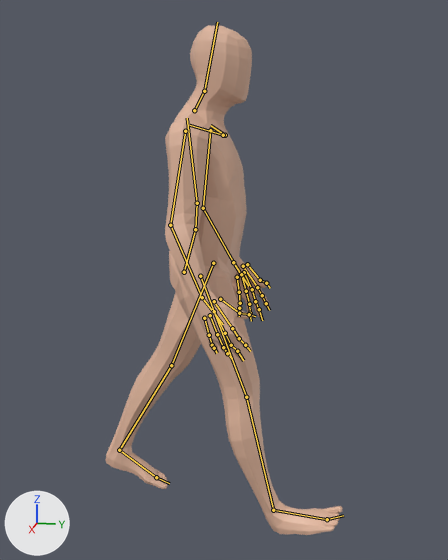
The Blender file mods/player/models/player/player.blend as it was, and as the next commit left it.
The view is the same before and after, from a 50 mm lens placed at (19.72, 4.03, 13.58), pointed at (-0.05, 0.08, 8.63). The axes (+X, +Y, +Z) are drawn at lower left. The lights are the same throughout. Both versions are drawn at frame 70 of the action 'basemesh_male_rigAction'; the numbers are the values there. The bones that bend it are drawn over the model as lines.

The first picture shows 'basemesh_male'.
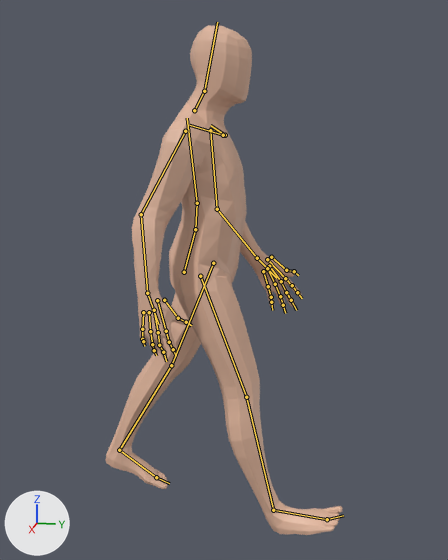
The change in detail:
Bone 'upper_arm.L' (bone_upper_arm_l) turns from (-4, 4, -34) to (7, 2, -35) degrees about its own x, y and z.
Bone 'upper_arm.R' (bone_upper_arm_r) turns from (-3, -3, 32) to (-23, -7, 31) degrees about its own x, y and z.

Where the change shows, as pixel boxes (x1, y1, x2, y2) in the pictures (448 x 560 px):
'basemesh_male', posed: (106, 25, 343, 535) in both
bone 'upper_arm.L', root to tip: before (210, 130) to (203, 208); after (210, 130) to (217, 209)
bone 'upper_arm.R', root to tip: before (185, 131) to (170, 225); after (185, 131) to (141, 214)
